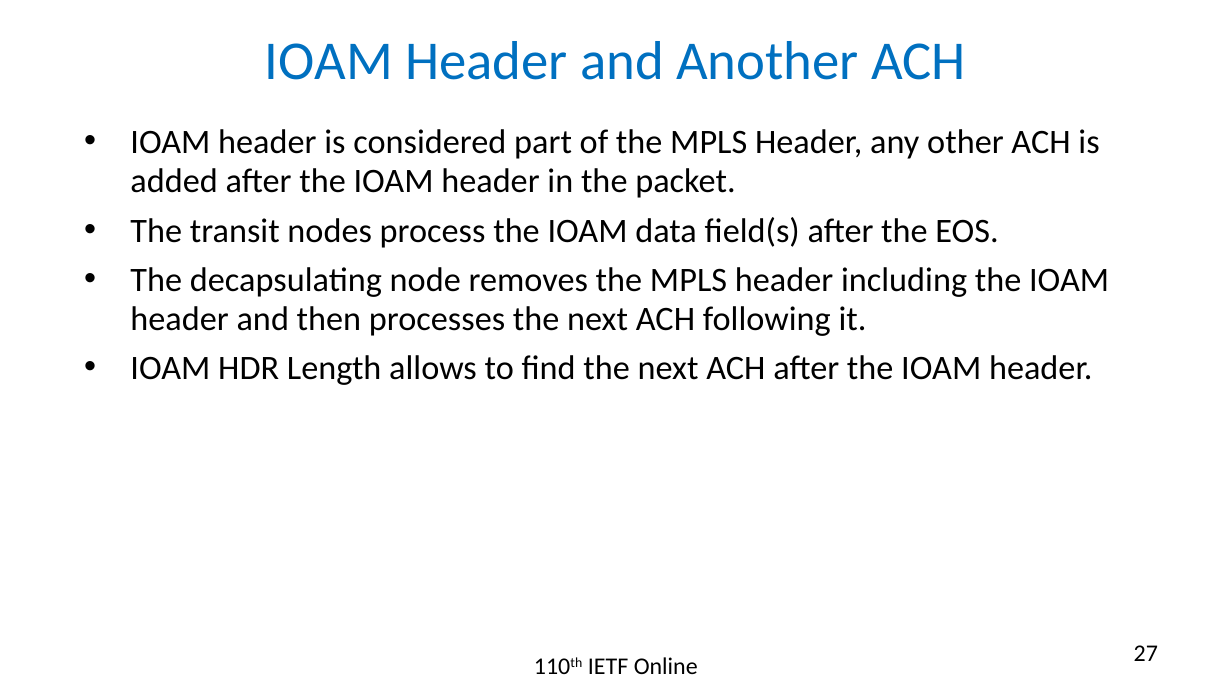
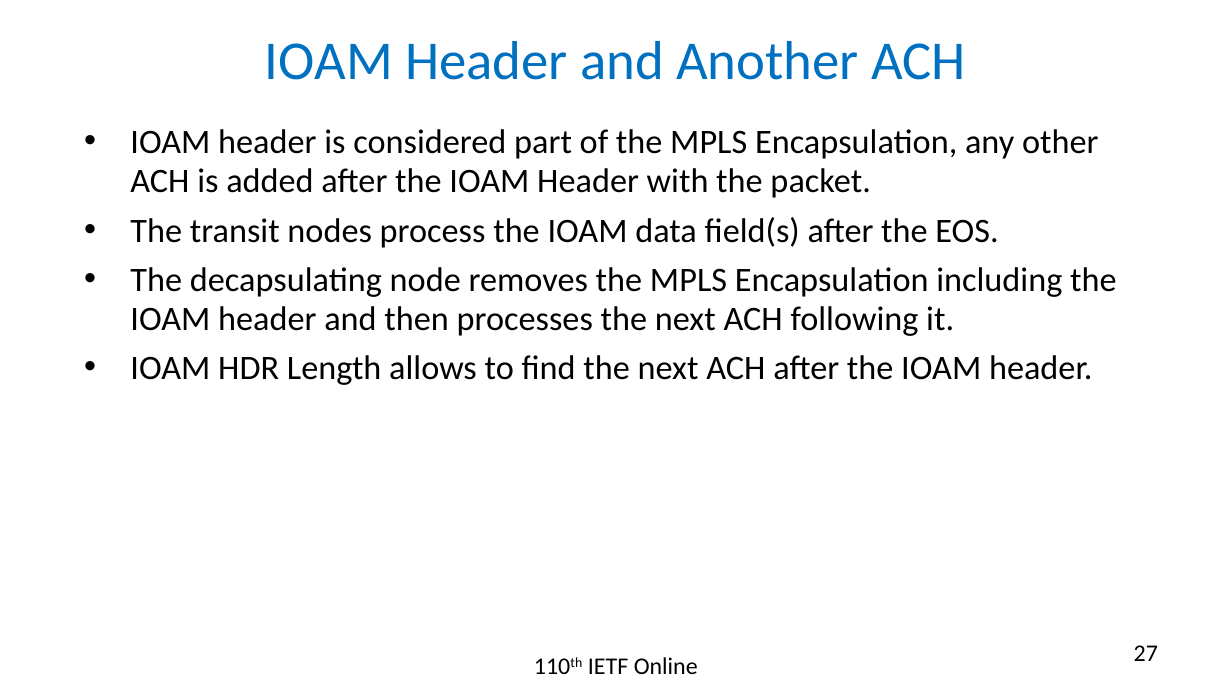
Before and after one commit to rakgandhi/ietf-slides, a slide deck: slide 27 of draft-gandhi-mpls-ioam-sr-05.pptx. Drawn at 1232x693 pixels with LibreOffice and Linux fonts; fonts in the diff are those of the drawing. Boxes give left, top, right and bottom in pixels: in the first picture for what was removed or moved away, otherwise in the second. Text is boxed around its words. In the diff, an @@ line names an element or a change of style, - is before the commit and + after.

```diff
--- a/draft-gandhi-mpls-ioam-sr-05.pptx
+++ b/draft-gandhi-mpls-ioam-sr-05.pptx
@@ text at (x1=130, y1=129, x2=1099, y2=198): text changed @@
-• IOAM header is considered part of the MPLS Header, any other ACH is added after the IOAM header in the packet.
+• IOAM header is considered part of the MPLS Encapsulation, any other ACH is added after the IOAM Header with the packet.
@@ text at (x1=130, y1=267, x2=1116, y2=336): text changed @@
-• The decapsulating node removes the MPLS header including the IOAM header and then processes the next ACH following it.
+• The decapsulating node removes the MPLS Encapsulation including the IOAM header and then processes the next ACH following it.
```
Also in this commit, not shown: 13 other slides changed, 1 other file.
